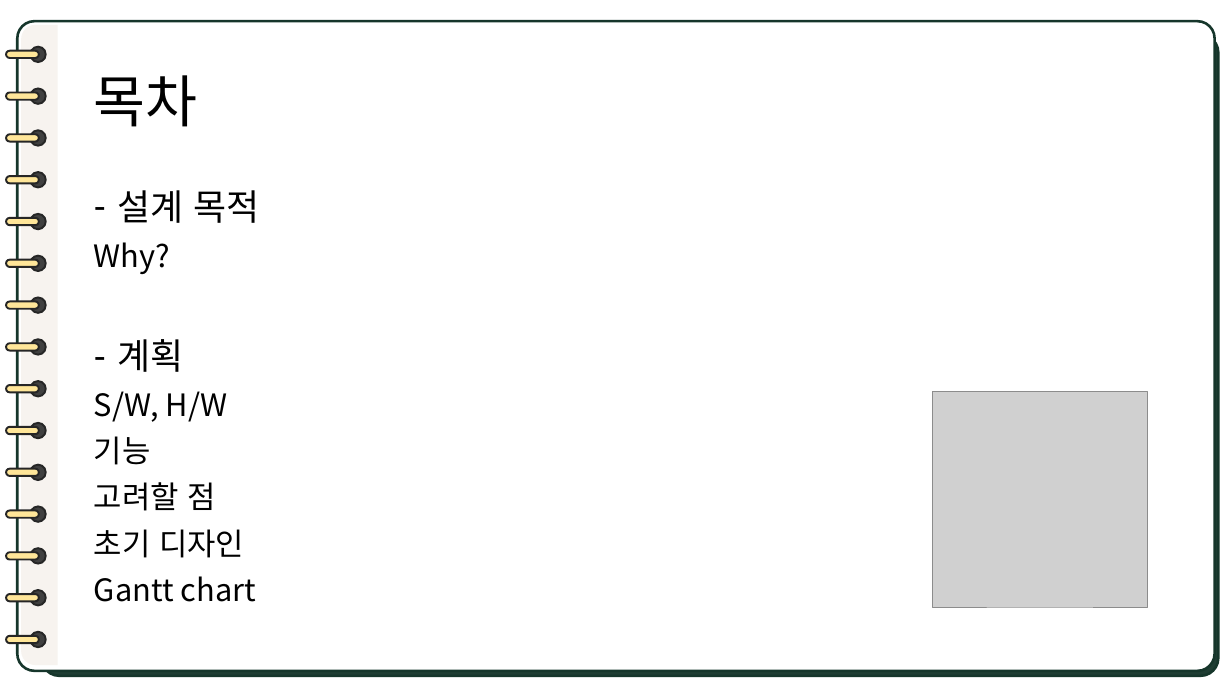
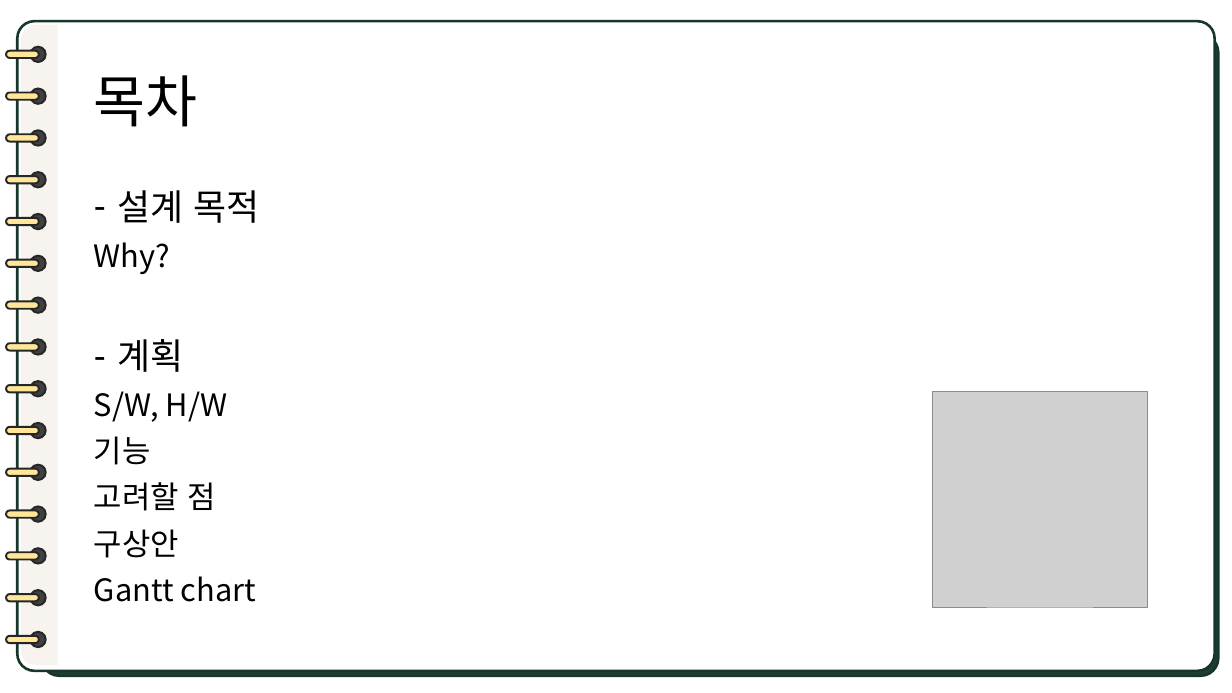
Before and after one commit to binn328/IoT_Project, a slide deck: slide 2 of IoT_PPT.pptx. Drawn at 1232x693 pixels with LibreOffice and Linux fonts; fonts in the diff are those of the drawing; grey boxes stand for pictures. Boxes give left, top, right and bottom in pixels: in the first picture for what was removed or moved away, otherwise in the second. Text is boxed around its words. In the diff, an @@ line names an element or a change of style, - is before the commit and + after.

```diff
--- a/IoT_PPT.pptx
+++ b/IoT_PPT.pptx
@@ text at [94,529,179,558]: text changed @@
-초기 디자인
+구상안
```
Also in this commit, not shown: 1 other slide changed.
